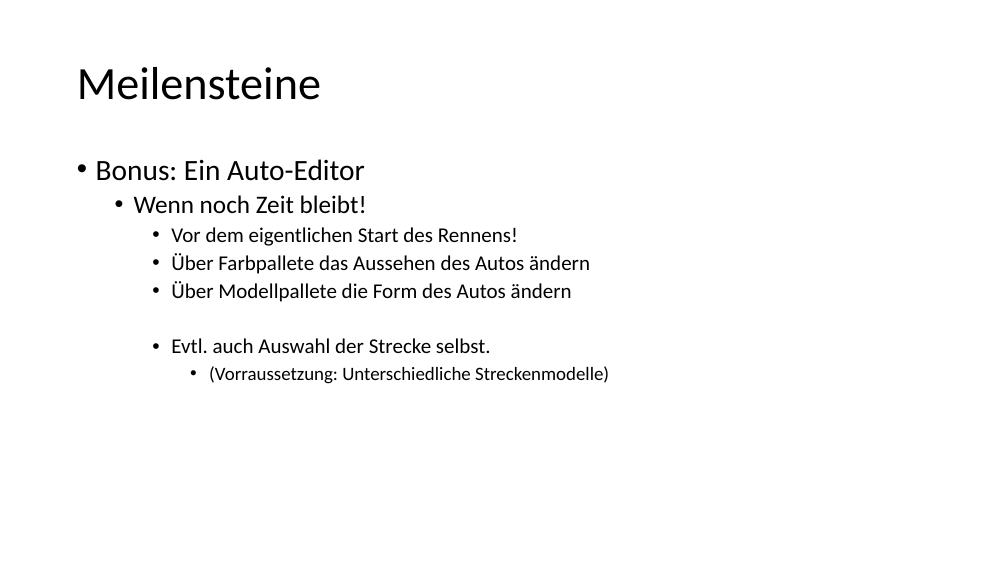
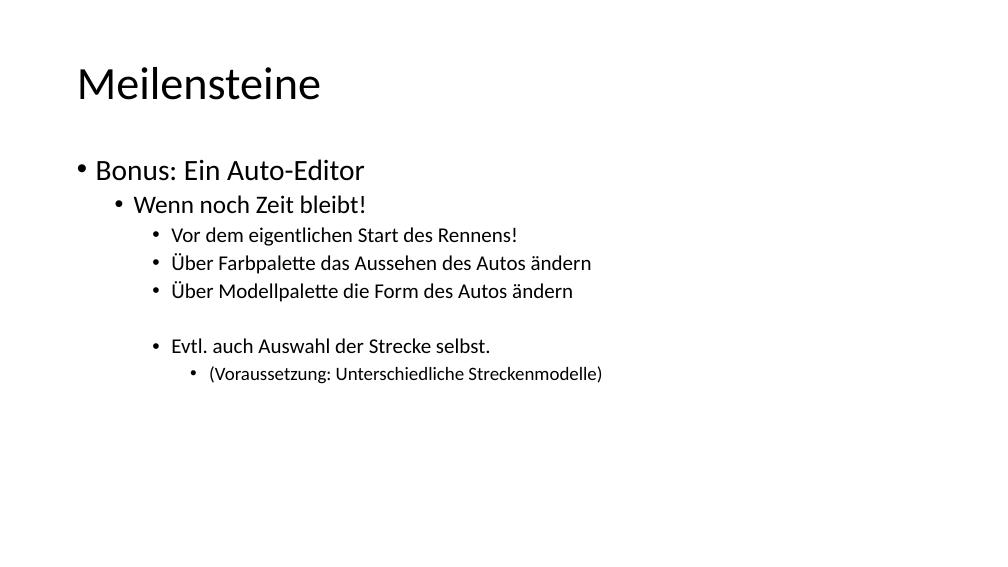
Before and after one commit to fdai3905/GDV2015, a slide deck: slide 9 of Planung/GDV- Das Projekt.pptx. Drawn at 1008x567 pixels with LibreOffice and Linux fonts; fonts in the diff are those of the drawing; background and template pictures are left out. Boxes give left, top, right and bottom in pixels: in the first picture for what was removed or moved away, otherwise in the second. Text is boxed around its words. In the diff, an @@ line names an element or a change of style, - is before the commit and + after.

```diff
--- a/Planung/GDV- Das Projekt.pptx
+++ b/Planung/GDV- Das Projekt.pptx
@@ text at (171,253,592,302): text changed @@
-    • Über Farbpallete das Aussehen des Autos ändern
-    • Über Modellpallete die Form des Autos ändern
+    • Über Farbpalette das Aussehen des Autos ändern
+    • Über Modellpalette die Form des Autos ändern
@@ text at (209,366,602,384): text changed @@
-      • (Vorraussetzung: Unterschiedliche Streckenmodelle)
+      • (Voraussetzung: Unterschiedliche Streckenmodelle)
```
Also in this commit, not shown: 1 other slide changed.
